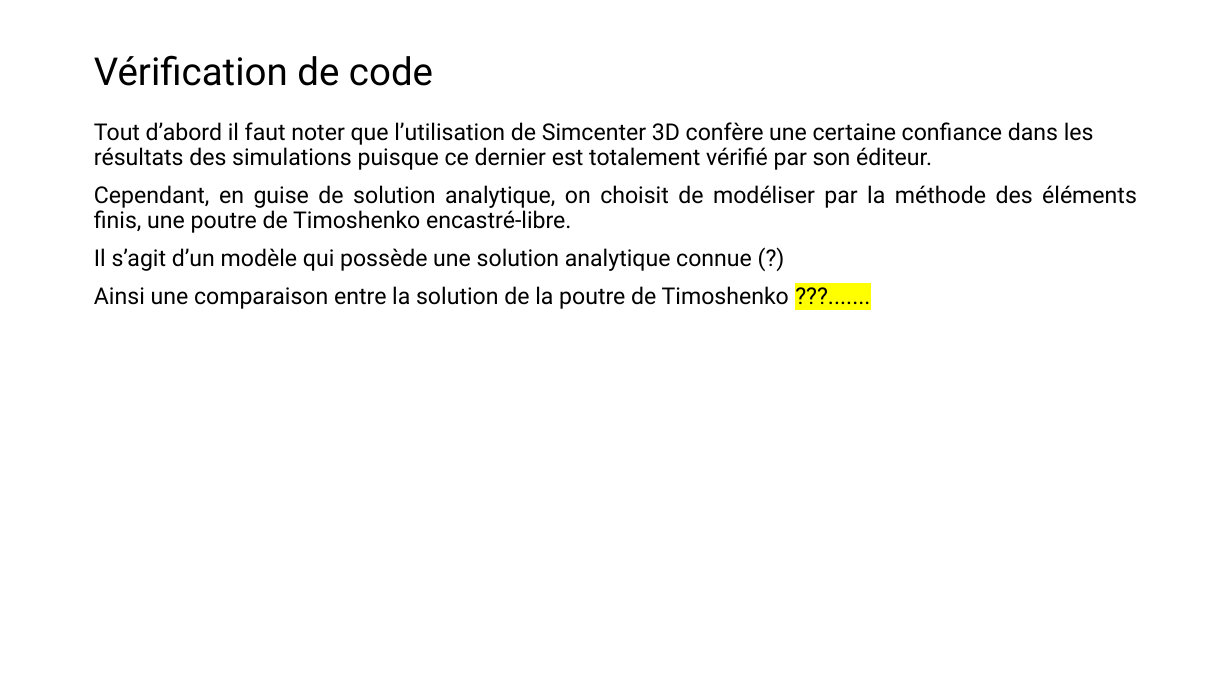
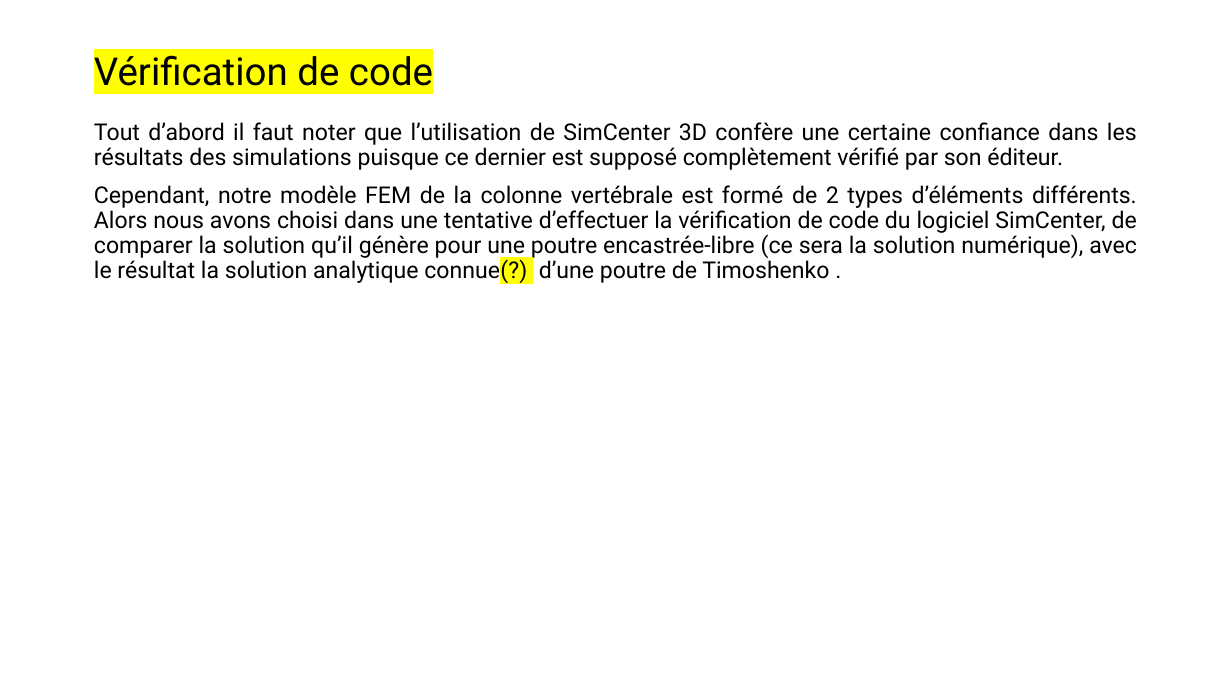
Before and after one commit to AcileSf/MEC8211ProjetFinal, a slide deck: slide 7 of Rapport_Projet_V1.pptx. Drawn at 1232x693 pixels with LibreOffice and Linux fonts; fonts in the diff are those of the drawing. Boxes give left, top, right and bottom in pixels: in the first picture for what was removed or moved away, otherwise in the second. Text is boxed around its words. In the diff, an @@ line names an element or a change of style, - is before the commit and + after.

Commit message:
mise a jour avec F=150 N + completion rapport

```diff
--- a/Rapport_Projet_V1.pptx
+++ b/Rapport_Projet_V1.pptx
@@ title "Vérification de code" at [94, 55, 433, 95]: highlight none to #FFFF00 @@
@@ text at [94, 122, 1137, 283]: text changed @@
-Tout d’abord il faut noter que l’utilisation de Simcenter 3D confère une certaine confiance dans les résultats des simulations puisque ce dernier est totalement vérifié par son éditeur.
-Cependant, en guise de solution analytique, on choisit de modéliser par la méthode des éléments finis, une poutre de Timoshenko encastré-libre.
-Il s’agit d’un modèle qui possède une solution analytique connue (?)
-Ainsi une comparaison entre la solution de la poutre de Timoshenko ???.......
+Tout d’abord il faut noter que l’utilisation de SimCenter 3D confère une certaine confiance dans les résultats des simulations puisque ce dernier est supposé complètement vérifié par son éditeur.
+Cependant, notre modèle FEM de la colonne vertébrale est formé de 2 types d’éléments différents. Alors nous avons choisi dans une tentative d’effectuer la vérification de code du logiciel SimCenter, de comparer la solution qu’il génère pour une poutre encastrée-libre (ce sera la solution numérique), avec le résultat la solution analytique connue(?) d’une poutre de Timoshenko .
```
Also in this commit, not shown: 8 other slides changed, 3 slides added, 1 other file.
